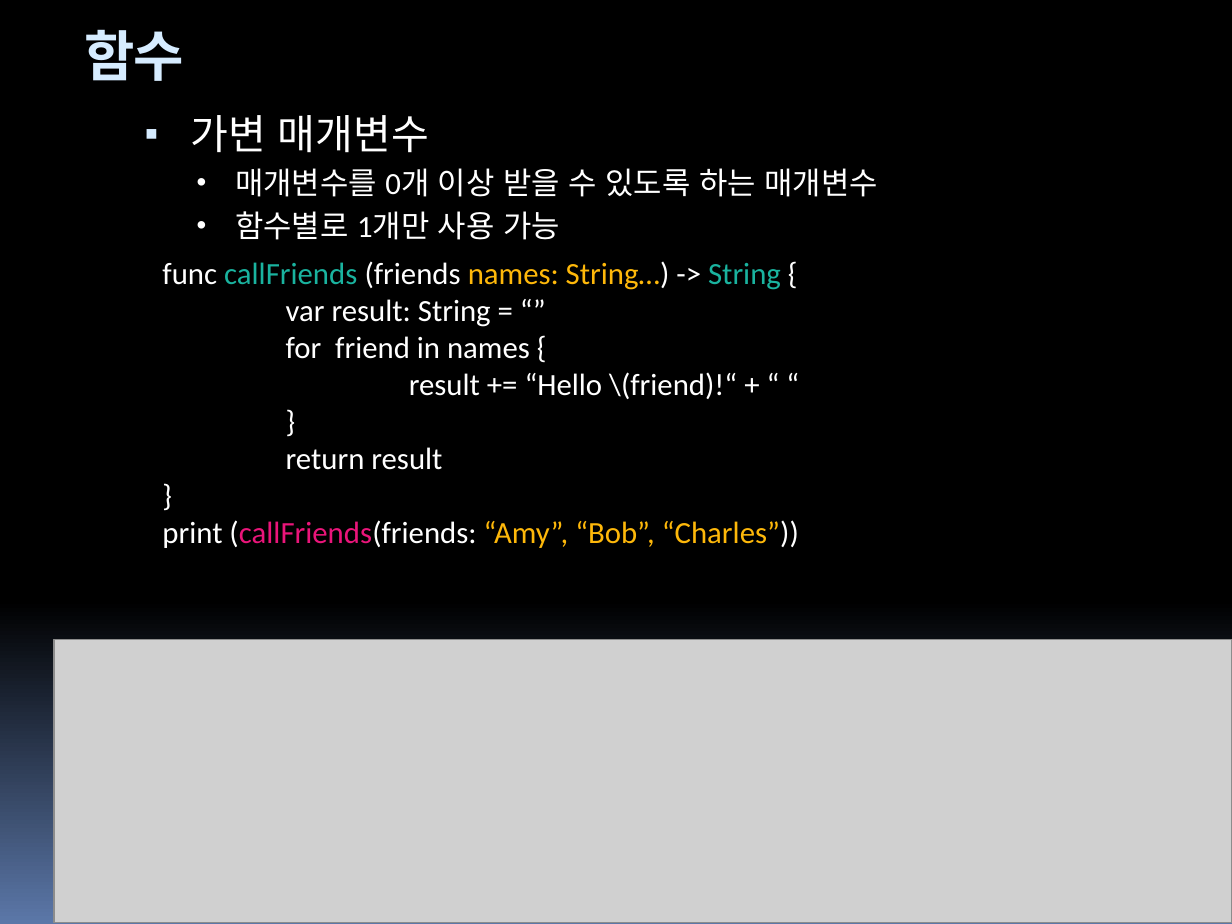
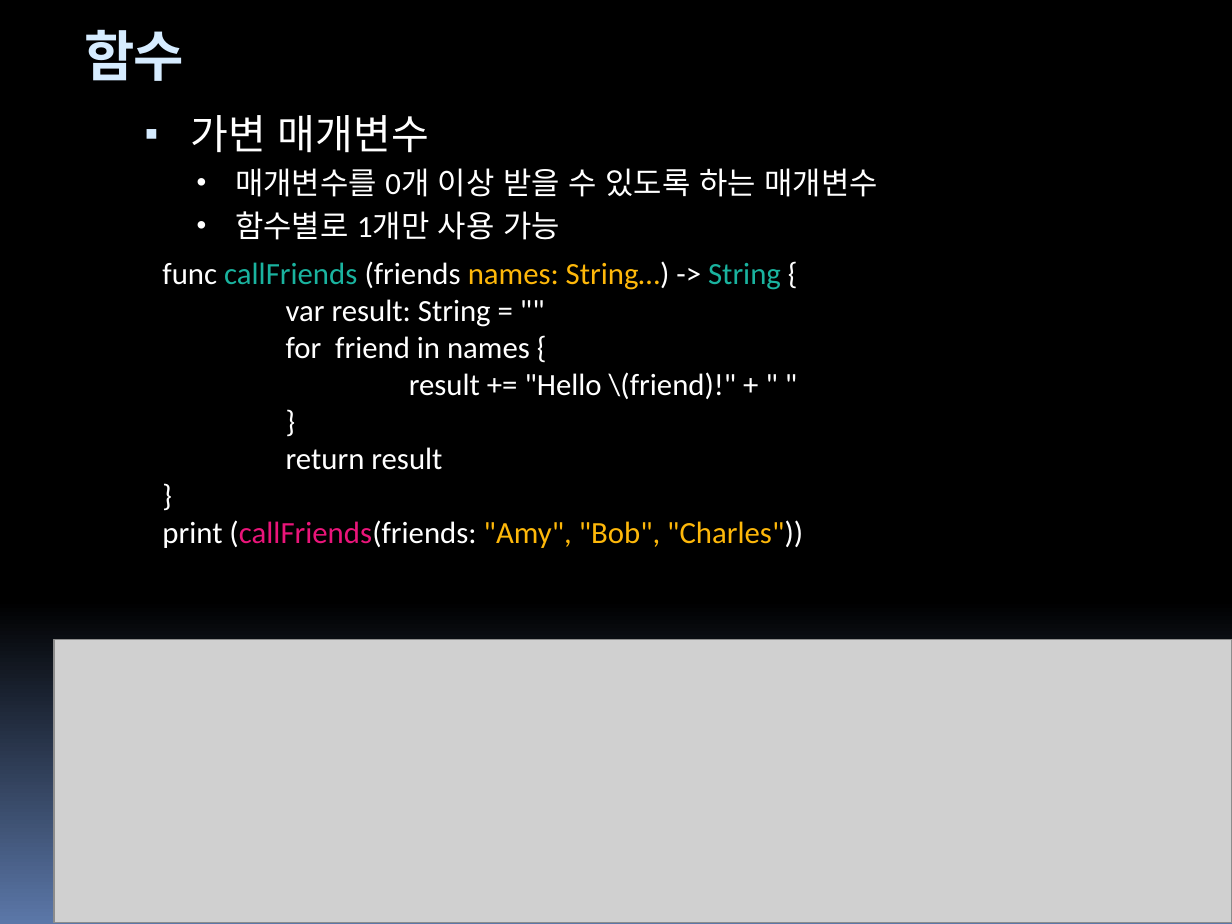
Before and after one commit to hounga13/helloSwift, a slide deck: slide 59 of Swift세미나자료.pptx. Drawn at 1232x924 pixels with LibreOffice and Linux fonts; fonts in the diff are those of the drawing; grey boxes stand for pictures. Boxes give left, top, right and bottom in pixels: in the first picture for what was removed or moved away, otherwise in the second. Text is boxed around its words. In the diff, an @@ line names an element or a change of style, - is before the commit and + after.

```diff
--- a/Swift세미나자료.pptx
+++ b/Swift세미나자료.pptx
@@ text at [162,261,781,399]: text changed @@
-func callFriends (friends names: String…) -> String {
-var result: String = “”
-for friend in names {
-result += “Hello \(friend)!“ + “ “
-}
+func callFriends (friends names: String…) -> String {
+var result: String = ""
+for friend in names {
+result += "Hello \(friend)!" + " "
+}
@@ text at [162,520,803,548]: text changed @@
-print (callFriends(friends: “Amy”, “Bob”, “Charles”))
+print (callFriends(friends: "Amy", "Bob", "Charles"))
```
Also in this commit, not shown: 22 other slides changed, 7 slides added.
